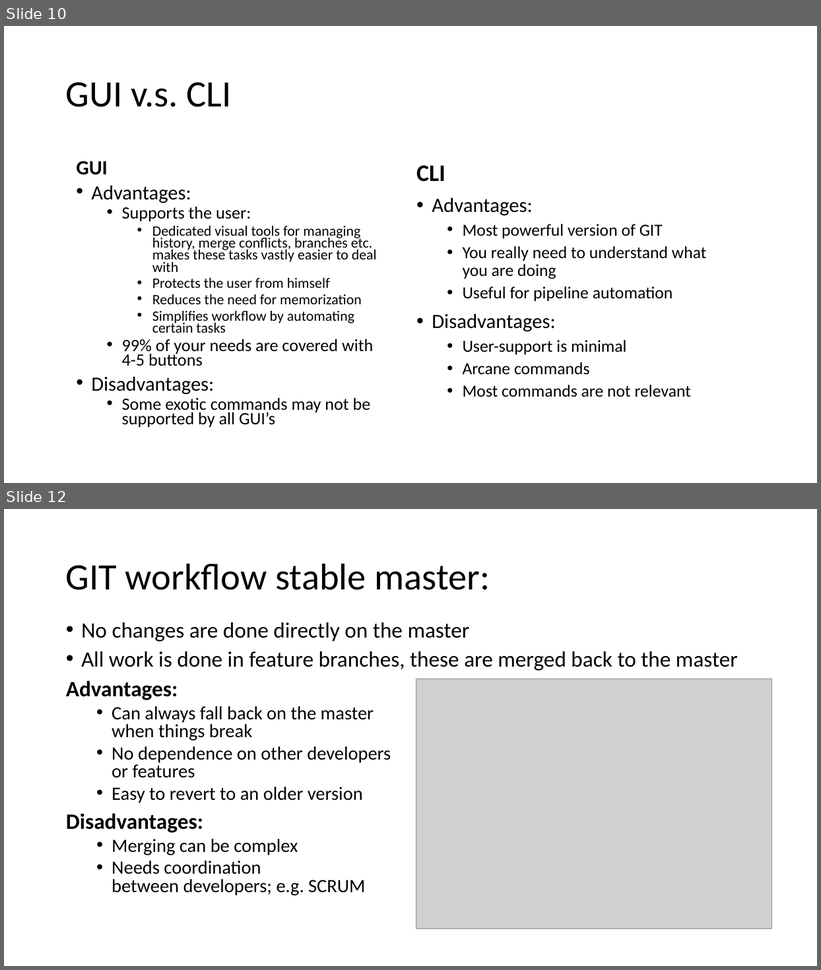
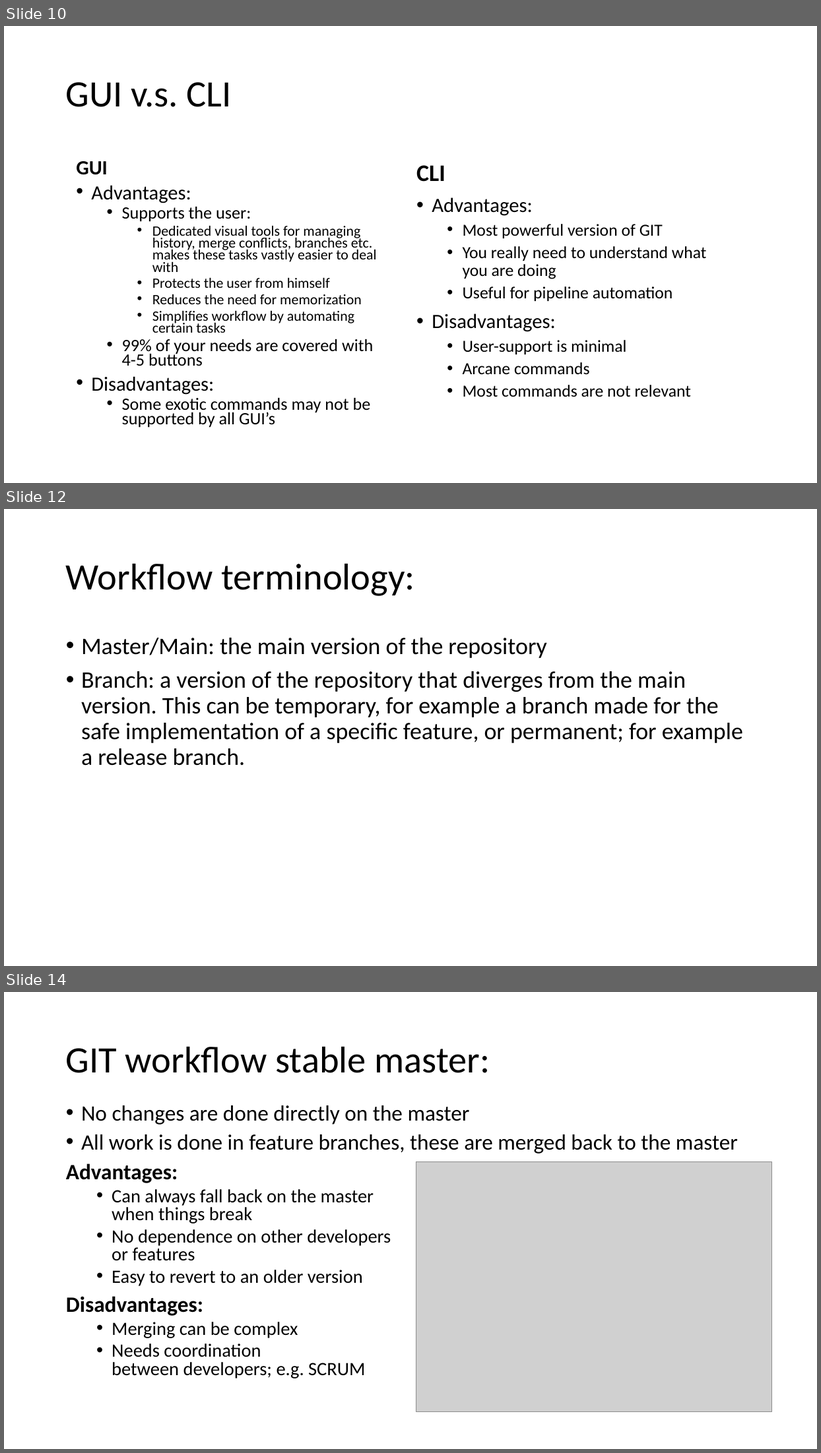
Before and after one commit to MaastrichtU-CDS/general_coding_practices, a slide deck: GIT/Git basics.pptx. Shown one above the other, each under a label of ours: slides 10 and 12 before the commit, slides 10, 12 and 14 after it; the slides between them are not shown. The pictures are 821x970 and 821x1453 pixels, drawn with LibreOffice and Linux fonts; fonts in the diff are those of the drawing; grey boxes stand for pictures. Boxes give left, top, right and bottom in pixels: in the first picture for what was removed or moved away, otherwise in the second. Text is boxed around its words. In the diff, an @@ line names an element or a change of style, - is before the commit and + after.

```diff
--- a/GIT/Git basics.pptx
+++ b/GIT/Git basics.pptx
@@ slide 12 added at (x1=4, y1=509, x2=817, y2=966), background #FFFFFF @@
@@ title added at (x1=66, y1=563, x2=415, y2=596), 44 pt, text #000000 @@
+Workflow terminology:
@@ text added at (x1=81, y1=638, x2=743, y2=766), 28 pt, text #000000 @@
+• Master/Main: the main version of the repository
+• Branch: a version of the repository that diverges from the main version. This can be temporary, for example a branch made for the safe implementation of a specific feature, or permanent; for example a release branch.
@@ what was slide 12 is now slide 14 @@
```
Also in this commit, not shown: 2 slides changed, 1 other slide added, 1 other file.
